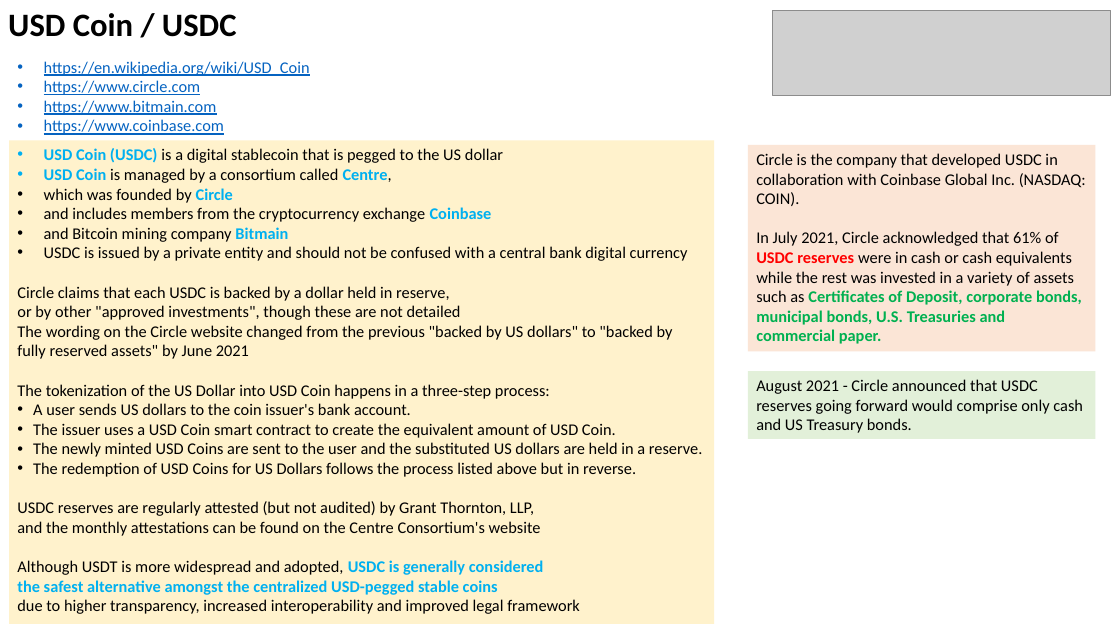
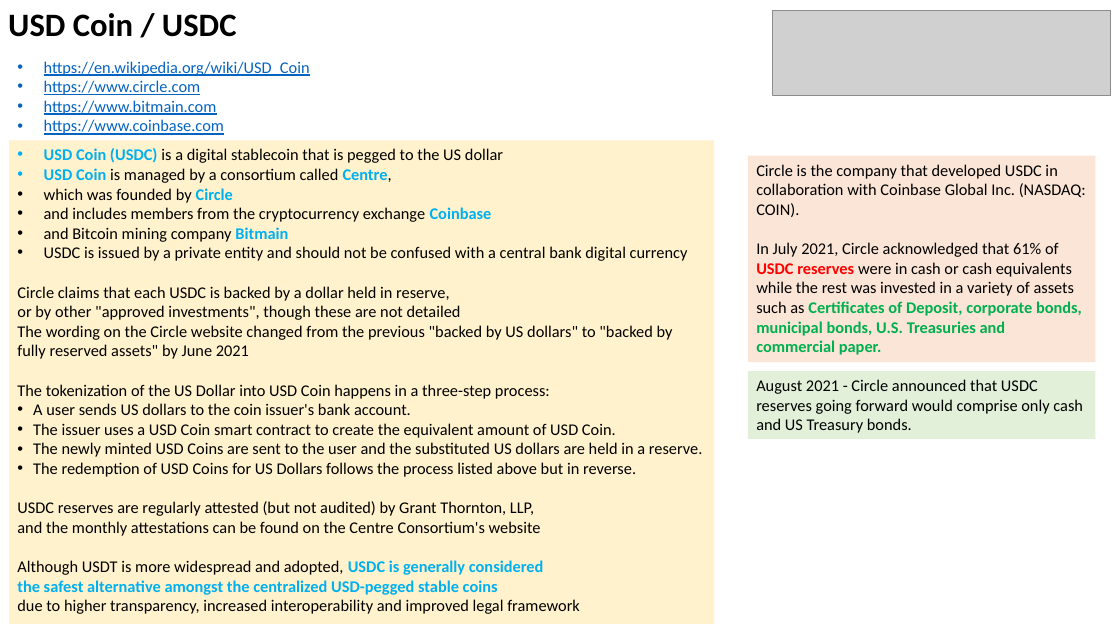
Before and after one commit to lselector/crypto, a slide deck: slide 13 of crypto_04_stable_coins.pptx. Drawn at 1120x630 pixels with LibreOffice and Linux fonts; fonts in the diff are those of the drawing; grey boxes stand for pictures. Boxes give left, top, right and bottom in pixels: in the first picture for what was removed or moved away, otherwise in the second. Text is boxed around its words. In the diff, an @@ line names an element or a change of style, - is before the commit and + after.

```diff
--- a/crypto_04_stable_coins.pptx
+++ b/crypto_04_stable_coins.pptx
@@ rectangle "Circle is the company that ...": place and size @@
-rectangle "Circle is the company that ..." at [749, 145, 1096, 352]
+rectangle "Circle is the company that ..." at [749, 155, 1096, 362]
```
Also in this commit, not shown: 1 other slide changed, 1 other file.
